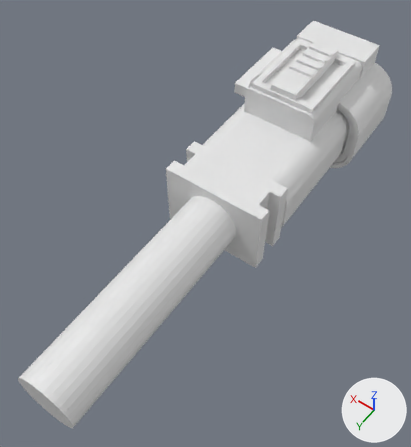
Before and after pictures for a commit that changed the OBJ model accurate_models/connector_model.obj.
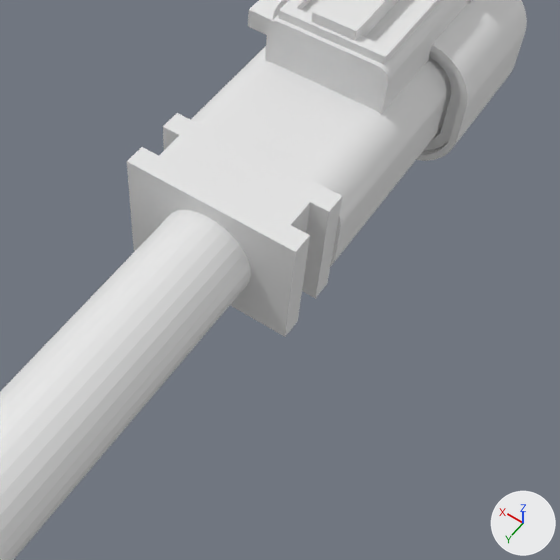
There are two pictures of each version: one whole from a 50 mm camera at (-51.1, 140.7, 113.4) aimed at (1.0, 67.9, -1.2), one close up on the part from 23% to 100% of the width and 17% to 88% of the height. Arrows for +X, +Y and +Z are at lower right; the lights stay in place. The first two pictures are the older version. Where no turn or scale is listed for an object, it has been applied to the vertices. Vertices at exactly the same position are counted once.

In view in the first close-up: 'connector_model'.
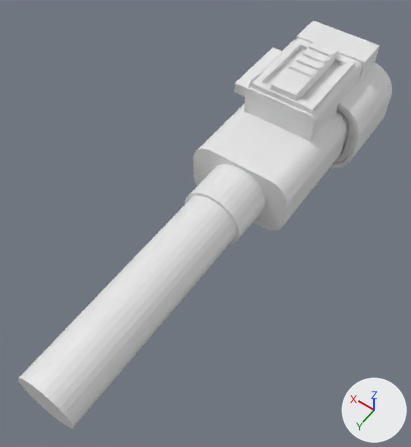
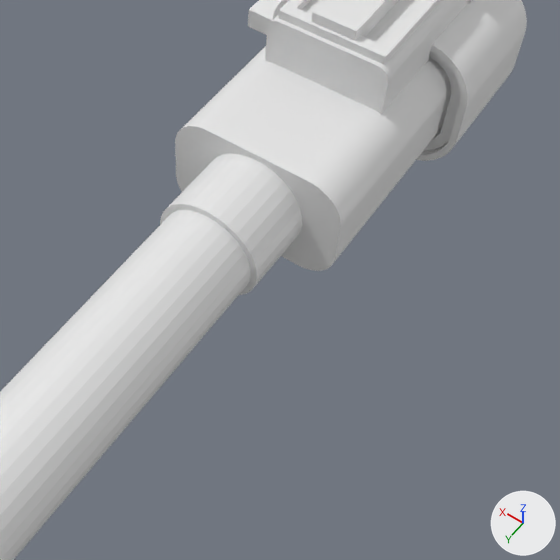
What differs and where, as boxes (x1, y1, x2, y2) in the close-ups (560 x 560 px):
```json
{"part": 1, "of": "me_connector_model", "change": "cut back", "before": [127, 113, 342, 337], "after": [160, 153, 302, 295]}
```

Edits to the scene script, one JSON object a line:
```json
{"block": "me_connector_model", "where": "# used by ob_connector_model"}
{"op": "remove", "block": "me_connector_model", "code": "me_connector_model.from_pydata(...)  # 2256 vertices, 4504 faces; spans x -18.0..22.9, y 0.0..125.0, z -15.6..21.4"}
{"op": "add", "block": "me_connector_model", "code": "me_connector_model.from_pydata(...)  # 2297 vertices, 4588 faces; spans x -18.0..22.9, y 0.0..125.0, z -15.6..21.4"}
{"block": "me_connector_model", "change": "me_connector_model part 1"}
{"block": "me_connector_model", "change": "19 vertices are removed from x -14.0..14.0, y 54.6..66.6, z -10.0..10.0"}
{"block": "me_connector_model", "change": "44 faces are deleted"}
{"block": "me_connector_model", "change": "5 vertices move from x -14.0..14.0, y 58.1..63.1, z -10.0..10.0 to x -1.7..7.1, y 54.6..66.6, z 4.7..8.3"}
{"block": "me_connector_model", "change": "32 vertices are added at x -8.5..8.5, y 54.6..66.6, z -8.5..8.5"}
{"block": "me_connector_model", "change": "28 new vertices lie (0.0, 12.0, 0.0) away from vertices in x -8.5..8.5, y 54.6, z -8.5..8.5"}
{"block": "me_connector_model", "change": "128 new faces join them"}
```
